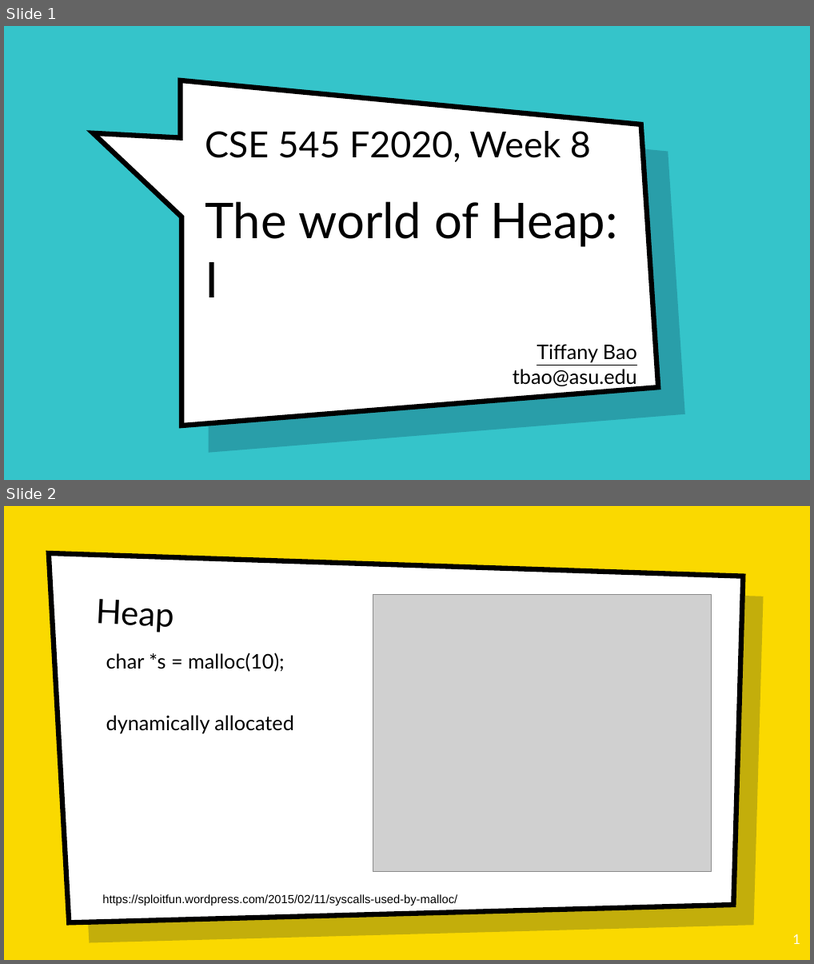
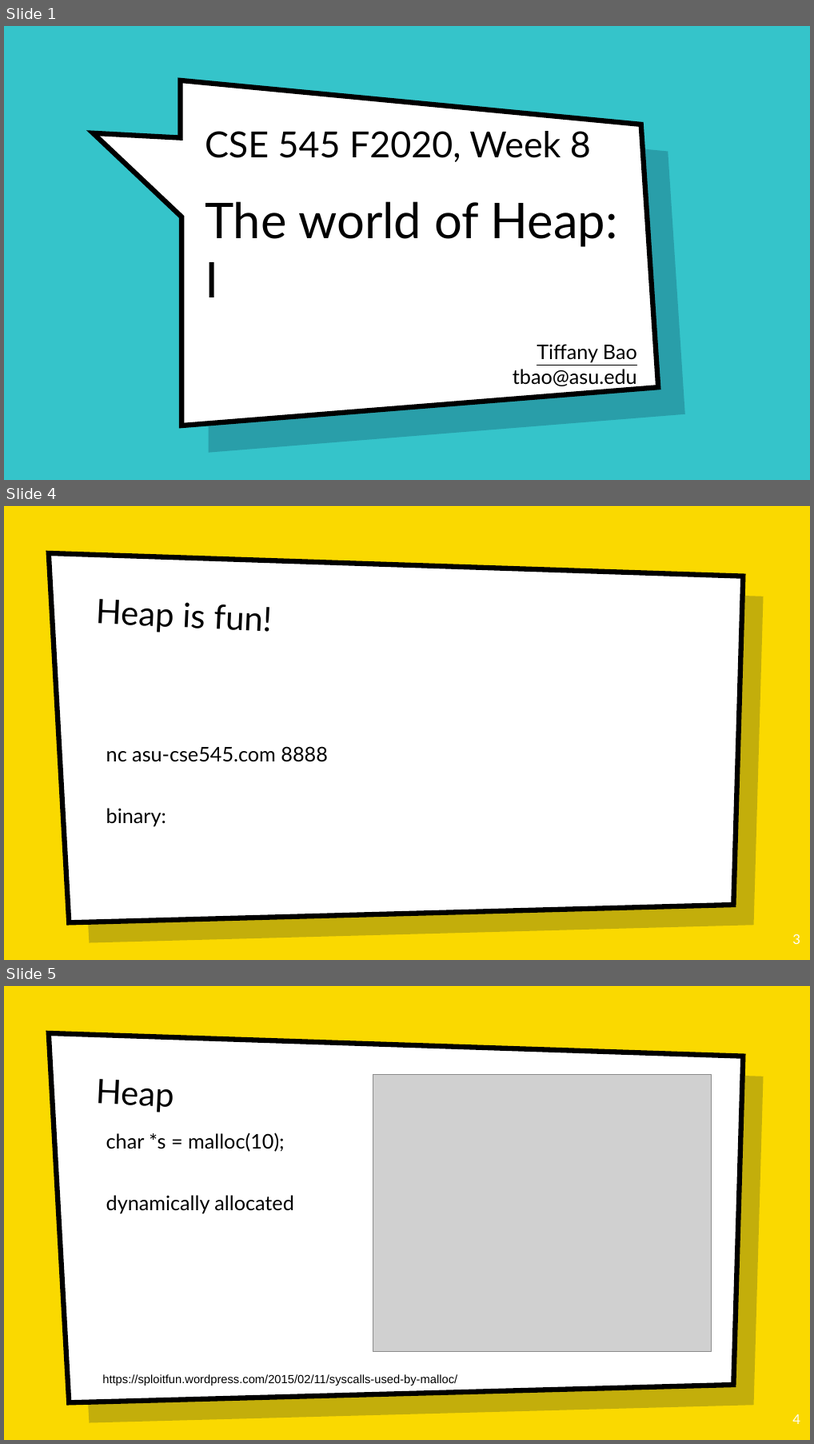
Before and after one commit to tiffanyb/tiffanyb.github.io, a slide deck: courses/cse545/slides/08-heap-1.pptx. Shown one above the other, each under a label of ours: slides 1 and 2 before the commit, slides 1, 4 and 5 after it; the slides between them are not shown. The pictures are 814x964 and 814x1444 pixels, drawn with LibreOffice and Linux fonts; fonts in the diff are those of the drawing; grey boxes stand for pictures; background and template pictures are left out. Boxes give left, top, right and bottom in pixels: in the first picture for what was removed or moved away, otherwise in the second. Text is boxed around its words. In the diff, an @@ line names an element or a change of style, - is before the commit and + after.

```diff
--- a/courses/cse545/slides/08-heap-1.pptx
+++ b/courses/cse545/slides/08-heap-1.pptx
@@ slide 4 added at (x1=4, y1=506, x2=810, y2=960), background picture (left out); not listed: 2 template elements that a slide beside it also shows @@
@@ title added at (x1=95, y1=599, x2=272, y2=632), 40 pt, text #000000 @@
+Heap is fun!
@@ text added at (x1=106, y1=746, x2=327, y2=826), 24 pt, text #000000 @@
+nc asu-cse545.com 8888
+binary:
@@ page number added at (x1=793, y1=934, x2=801, y2=944), 16 pt, text #FFFFFF @@
+3
@@ what was slide 2 is now slide 5 @@
@@ page number at (x1=793, y1=1414, x2=801, y2=1424): text changed @@
-1
+4
```
Also in this commit, not shown: 2 other slides added, 1 other file.
